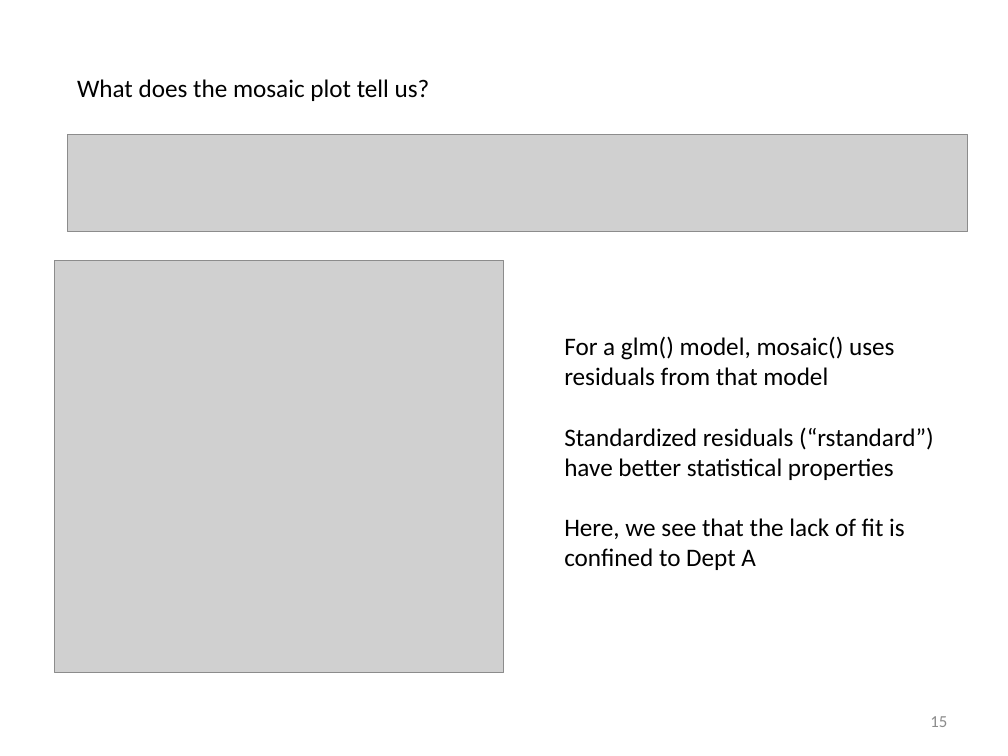
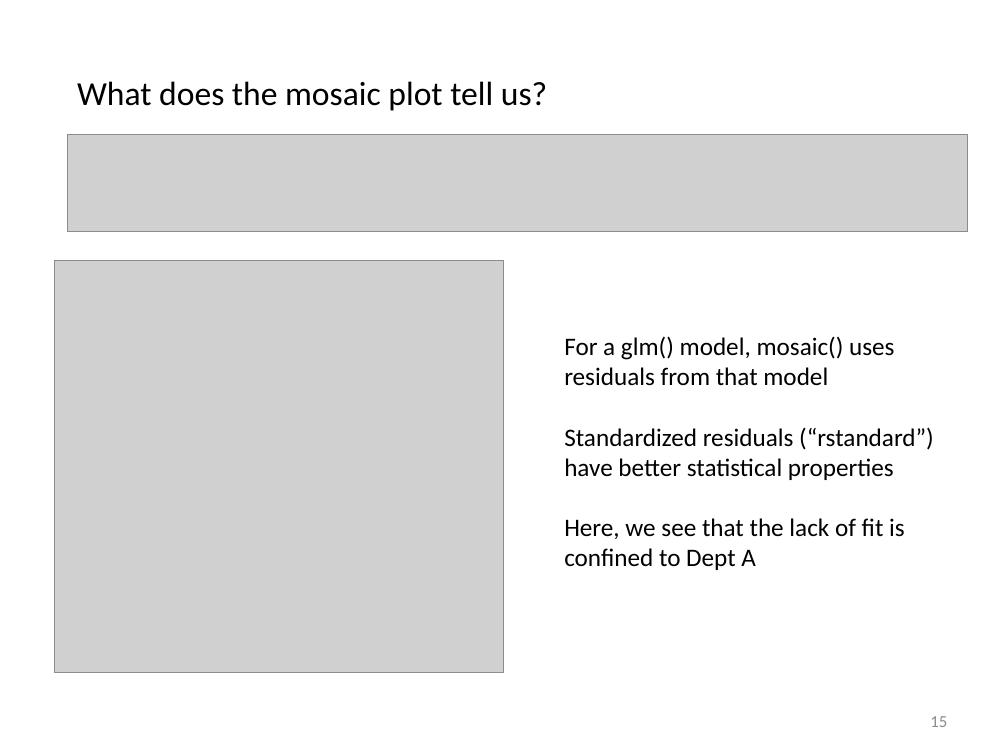
Before and after one commit to friendly/psy6136, a slide deck: slide 15 of lectures/08-Loglin2.pptx. Drawn at 1008x756 pixels with LibreOffice and Linux fonts; fonts in the diff are those of the drawing; grey boxes stand for pictures. Boxes give left, top, right and bottom in pixels: in the first picture for what was removed or moved away, otherwise in the second. Text is boxed around its words. In the diff, an @@ line names an element or a change of style, - is before the commit and + after.

```diff
--- a/lectures/08-Loglin2.pptx
+++ b/lectures/08-Loglin2.pptx
@@ text "What does the mosaic plot ..." at box(77, 81, 547, 111): size 18 to 24 pt @@
```
Also in this commit, not shown: 14 other slides changed, 6 other files.
